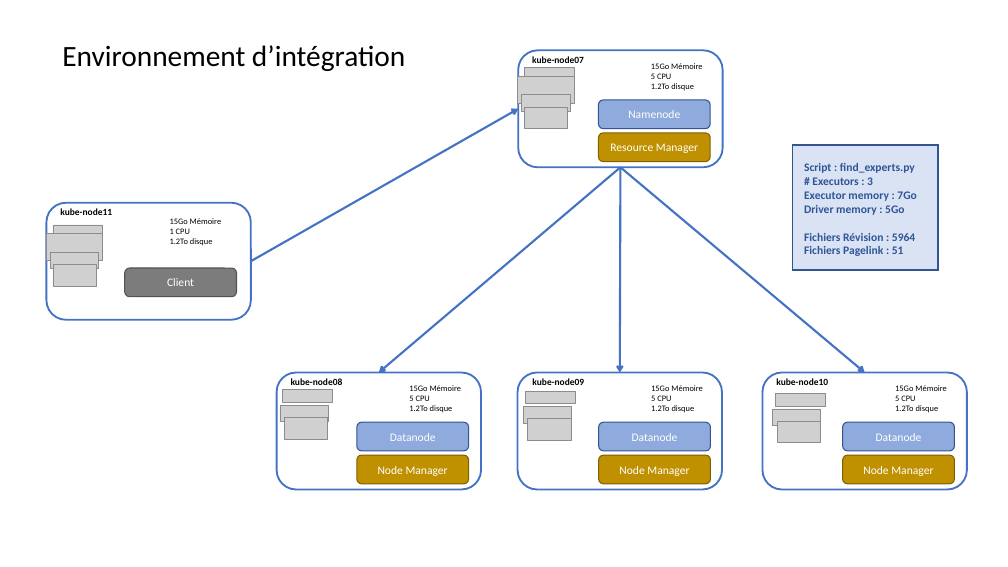
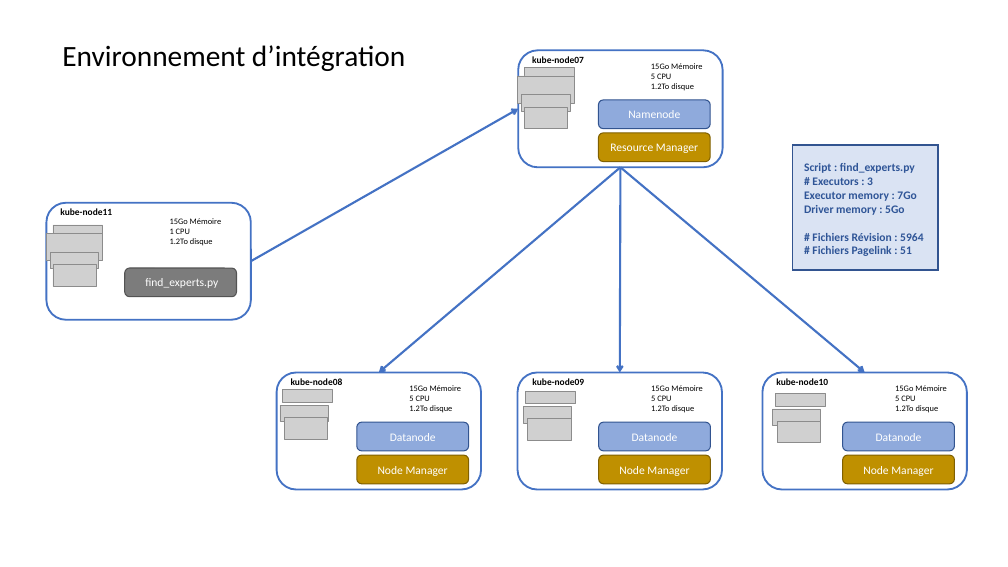
Before and after one commit to plawson/oc-project4, a slide deck: slide 5 of documents/Présentation_Analyse_Batch.pptx. Drawn at 1008x567 pixels with LibreOffice and Linux fonts; fonts in the diff are those of the drawing; grey boxes stand for pictures. Boxes give left, top, right and bottom in pixels: in the first picture for what was removed or moved away, otherwise in the second. Text is boxed around its words. In the diff, an @@ line names an element or a change of style, - is before the commit and + after.

Commit message:
Fixed some typo

```diff
--- a/documents/Présentation_Analyse_Batch.pptx
+++ b/documents/Présentation_Analyse_Batch.pptx
@@ text at (812, 233, 923, 256): text changed @@
-Fichiers Révision : 5964
-Fichiers Pagelink : 51
+# Fichiers Révision : 5964
+# Fichiers Pagelink : 51
@@ text in rounded rectangle at (145, 278, 218, 288): text changed @@
-Client
+find_experts.py
```
Also in this commit, not shown: 1 other slide changed.
